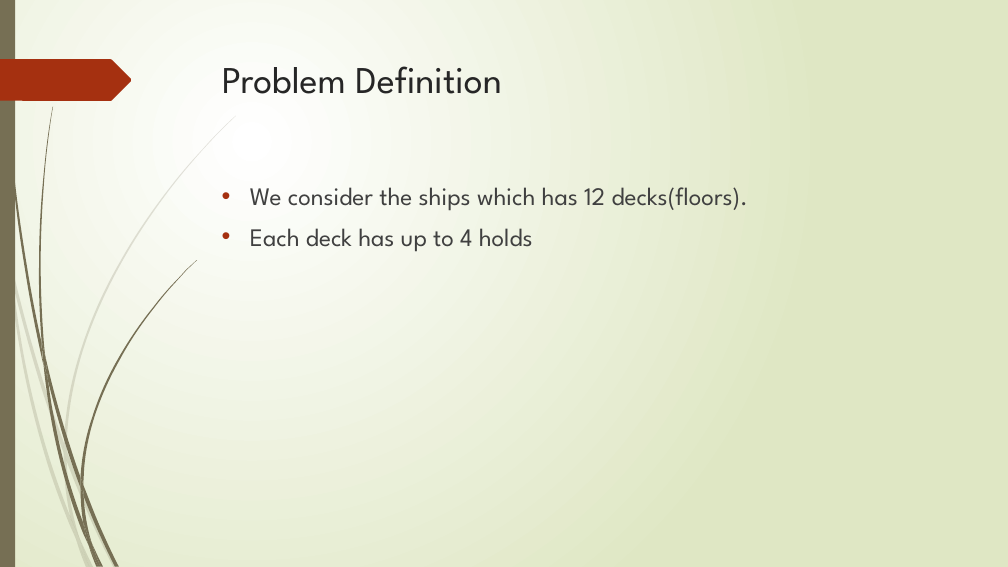
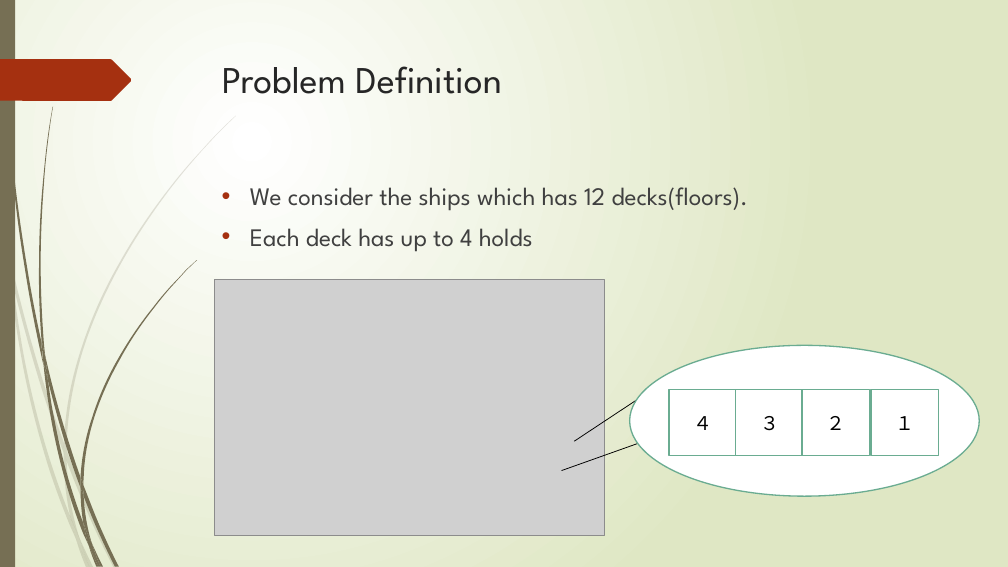
Before and after one commit to r-kurosu/kline_new, a slide deck: slide 5 of 中間報告.pptx. Drawn at 1008x567 pixels with LibreOffice and Linux fonts; fonts in the diff are those of the drawing; grey boxes stand for pictures. Boxes give left, top, right and bottom in pixels: in the first picture for what was removed or moved away, otherwise in the second. Text is boxed around its words. In the diff, an @@ line names an element or a change of style, - is before the commit and + after.

```diff
--- a/中間報告.pptx
+++ b/中間報告.pptx
@@ picture added at bbox=[214, 280, 605, 535] @@
@@ ellipse added at bbox=[630, 346, 979, 497], fill #FFFFFF, outline #6AAC91 1.25 pt @@
@@ rectangle added at bbox=[669, 389, 737, 456], fill #FFFFFF, outline #6AAC91 1.25 pt, 18 pt, text #000000 @@
+４
@@ rectangle added at bbox=[736, 389, 804, 456], fill #FFFFFF, outline #6AAC91 1.25 pt, 18 pt, text #000000 @@
+３
@@ rectangle added at bbox=[802, 389, 870, 456], fill #FFFFFF, outline #6AAC91 1.25 pt, 18 pt, text #000000 @@
+２
@@ rectangle added at bbox=[871, 389, 939, 456], fill #FFFFFF, outline #6AAC91 1.25 pt, 18 pt, text #000000 @@
+１
@@ line added from (575, 442) to (644, 395), #000000 0.75 pt @@
@@ line added from (562, 470) to (644, 442), #000000 0.75 pt @@
```
Also in this commit, not shown: 1 other slide changed.
